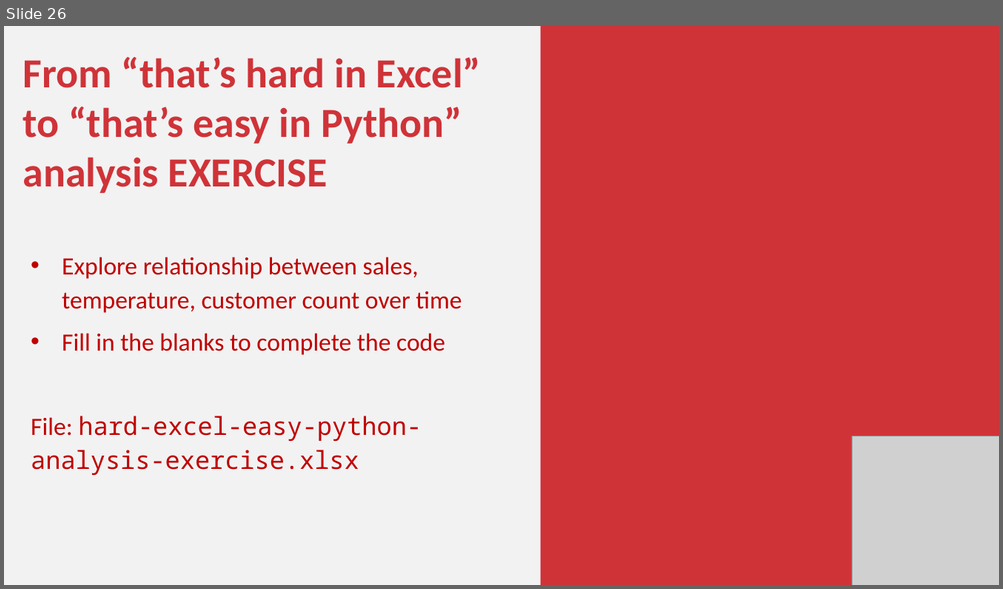
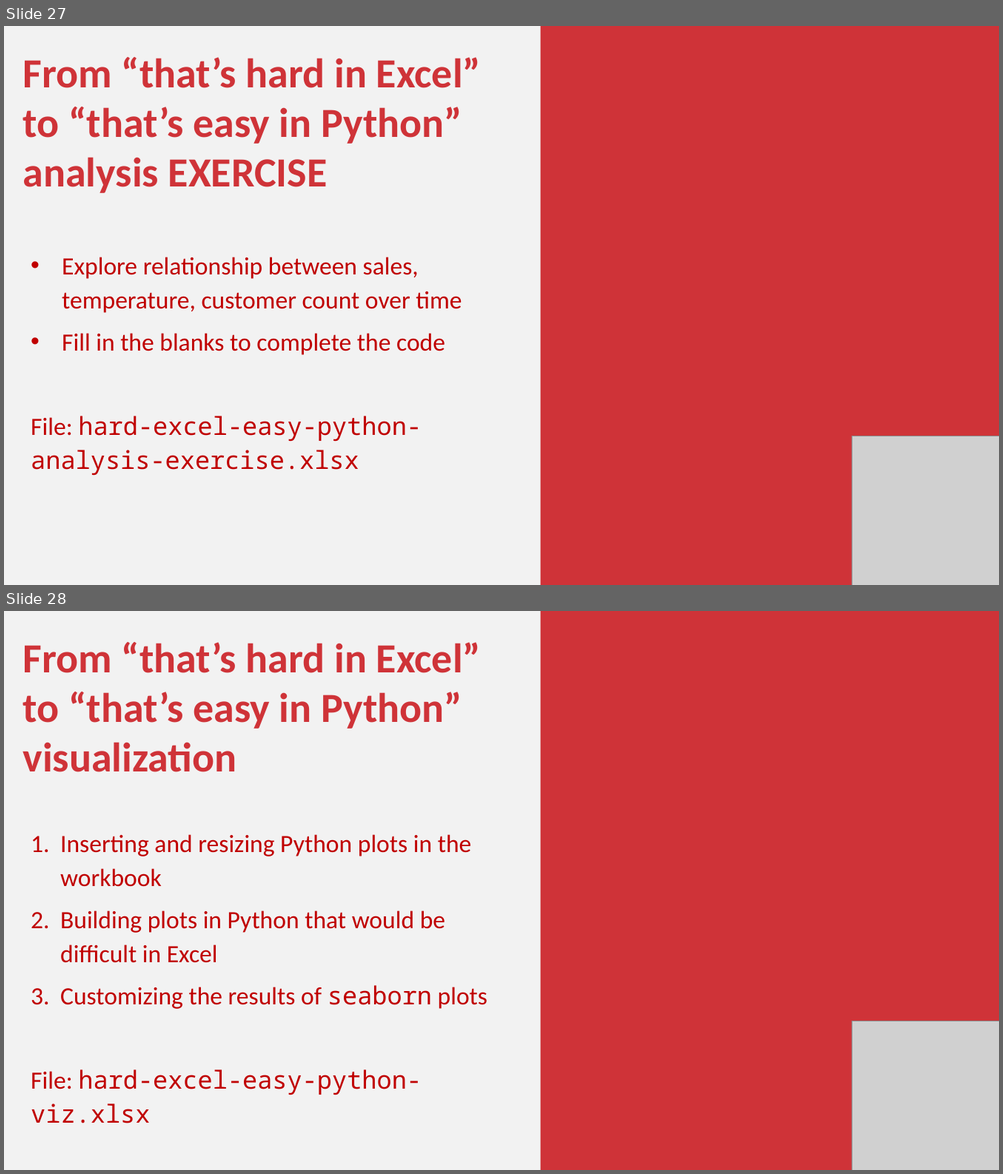
Before and after one commit to stringfestdata/xlgs-mc-2025, a slide deck: excel-power-tools-gxls-2025.pptx. Shown one above the other, each under a label of ours: slide 26 before the commit, slides 27 and 28 after it. The pictures are 1003x589 and 1003x1174 pixels, drawn with LibreOffice and Linux fonts; fonts in the diff are those of the drawing; grey boxes stand for pictures. Boxes give left, top, right and bottom in pixels: in the first picture for what was removed or moved away, otherwise in the second. Text is boxed around its words. In the diff, an @@ line names an element or a change of style, - is before the commit and + after.

```diff
--- a/excel-power-tools-gxls-2025.pptx
+++ b/excel-power-tools-gxls-2025.pptx
@@ slide 28 added at box(4, 611, 999, 1170), background #F2F2F2 @@
@@ rectangle added at box(540, 611, 999, 1170), fill #CF3338 @@
@@ text added at box(23, 642, 487, 1124), 36 pt, text #C00000 @@
+From “that’s hard in Excel” to “that’s easy in Python” visualization
+1. Inserting and resizing Python plots in the workbook
+2. Building plots in Python that would be difficult in Excel
+3. Customizing the results of seaborn plots
+File: hard-excel-easy-python-viz.xlsx
@@ picture added at box(851, 1021, 999, 1170) @@
@@ what was slide 26 is now slide 27 @@
```
Also in this commit, not shown: 7 slides changed, 28 other slides added, 5 slides removed, 45 other files.
